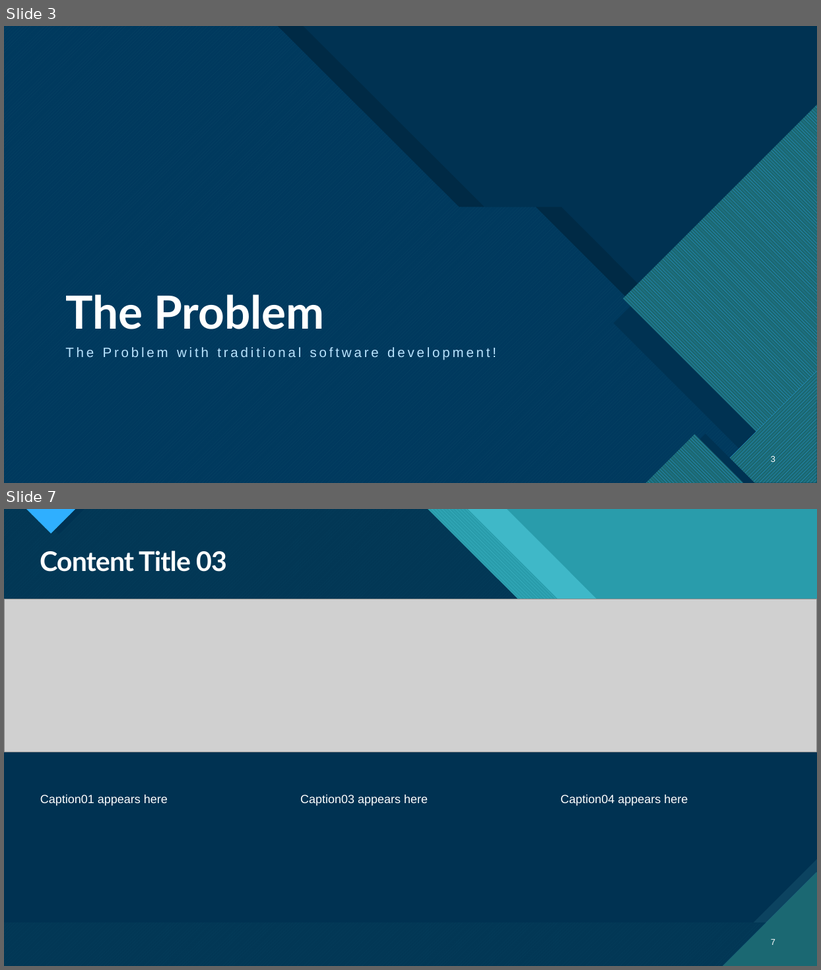
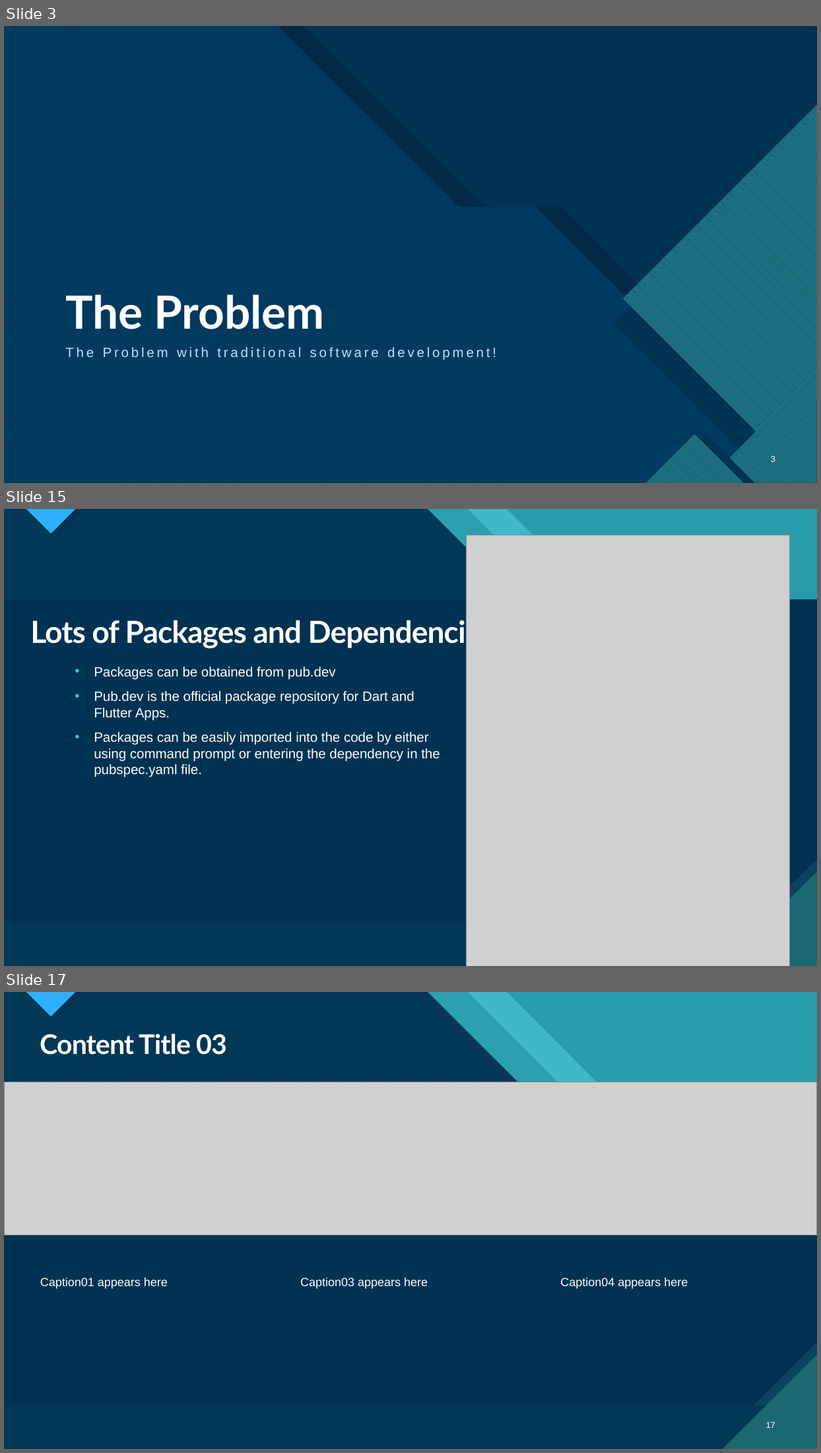
Before and after one commit to PratyayDhond/IT-3rd-year-notes, a slide deck: Seminar/Native Application Development Using Flutter.pptx. Shown one above the other, each under a label of ours: slides 3 and 7 before the commit, slides 3, 15 and 17 after it; the slides between them are not shown. The pictures are 821x970 and 821x1453 pixels, drawn with LibreOffice and Linux fonts; fonts in the diff are those of the drawing; grey boxes stand for pictures. Boxes give left, top, right and bottom in pixels: in the first picture for what was removed or moved away, otherwise in the second. Text is boxed around its words. In the diff, an @@ line names an element or a change of style, - is before the commit and + after.

```diff
--- a/Seminar/Native Application Development Using Flutter.pptx
+++ b/Seminar/Native Application Development Using Flutter.pptx
@@ slide 15 added at (4, 509, 817, 966), background #47C3D3; not listed: 18 template elements that a slide beside it also shows @@
@@ picture added at (467, 535, 789, 966) @@
@@ title added at (30, 616, 494, 648), 36 pt, text #FFFFFF, bold @@
+Lots of Packages and Dependencies
@@ text added at (94, 667, 440, 778), 16 pt, text #FFFFFF @@
+  • Packages can be obtained from pub.dev
+  • Pub.dev is the official package repository for Dart and Flutter Apps.
+  • Packages can be easily imported into the code by either using command prompt or entering the dependency in the pubspec.yaml file.
@@ what was slide 7 is now slide 17 @@
@@ page number at (766, 1422, 776, 1428): text changed @@
-7
+17
```
Also in this commit, not shown: 1 slide changed, 11 other slides added, 2 slides removed.
